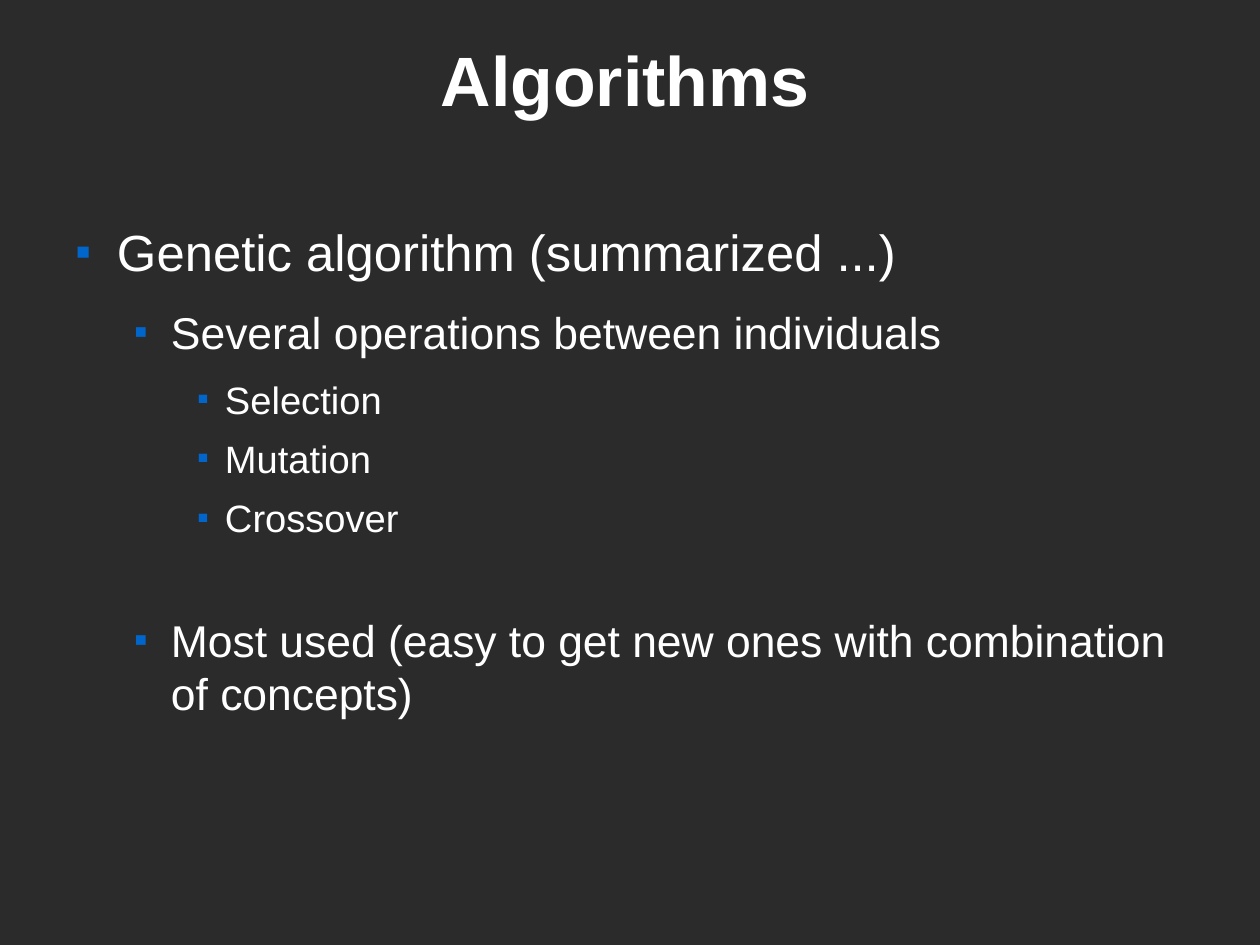
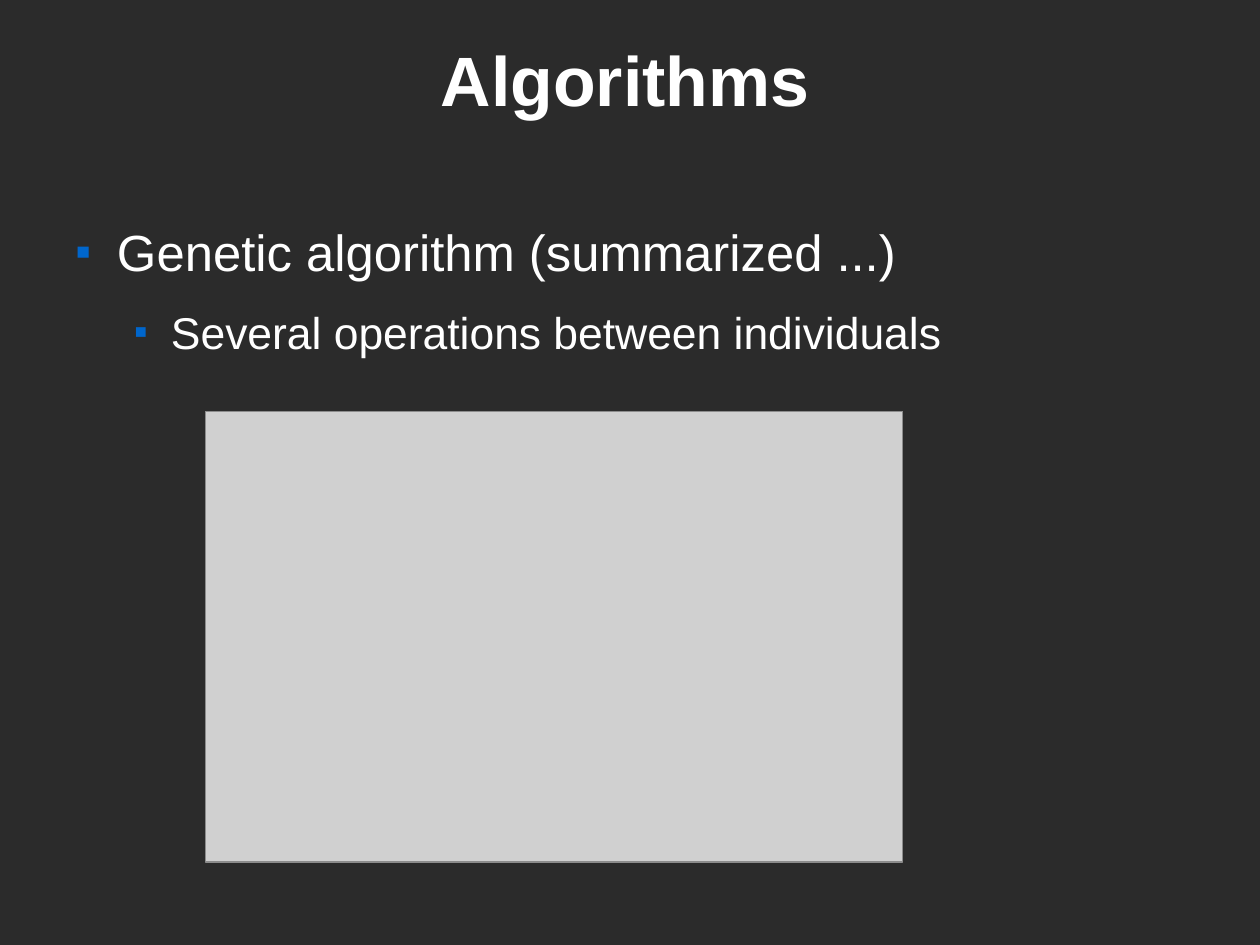
Before and after one commit to mandorman/macroevolve, a slide deck: slide 4 of docs/armand_landscape_minimitzation.odp. Drawn at 1260x945 pixels with LibreOffice and Linux fonts; fonts in the diff are those of the drawing; grey boxes stand for pictures; background and template pictures are left out; a plain dark background stands for a picture behind light text. Boxes give left, top, right and bottom in pixels: in the first picture for what was removed or moved away, otherwise in the second. Text is boxed around its words. In the diff, an @@ line names an element or a change of style, - is before the commit and + after.

Commit message:
Implemented first version of genetic algorithm (without mutations and crossovers) but following the philosophy of the system...

```diff
--- a/docs/armand_landscape_minimitzation.odp
+++ b/docs/armand_landscape_minimitzation.odp
@@ text at bbox=[171, 386, 1165, 719]: paragraphs removed @@
-    ■ Selection
-    ■ Mutation
-    ■ Crossover
-  ■ Most used (easy to get new ones with combination of concepts)
@@ picture added at bbox=[206, 412, 903, 862] @@
```
Also in this commit, not shown: 1 other slide changed, 4 other files.
